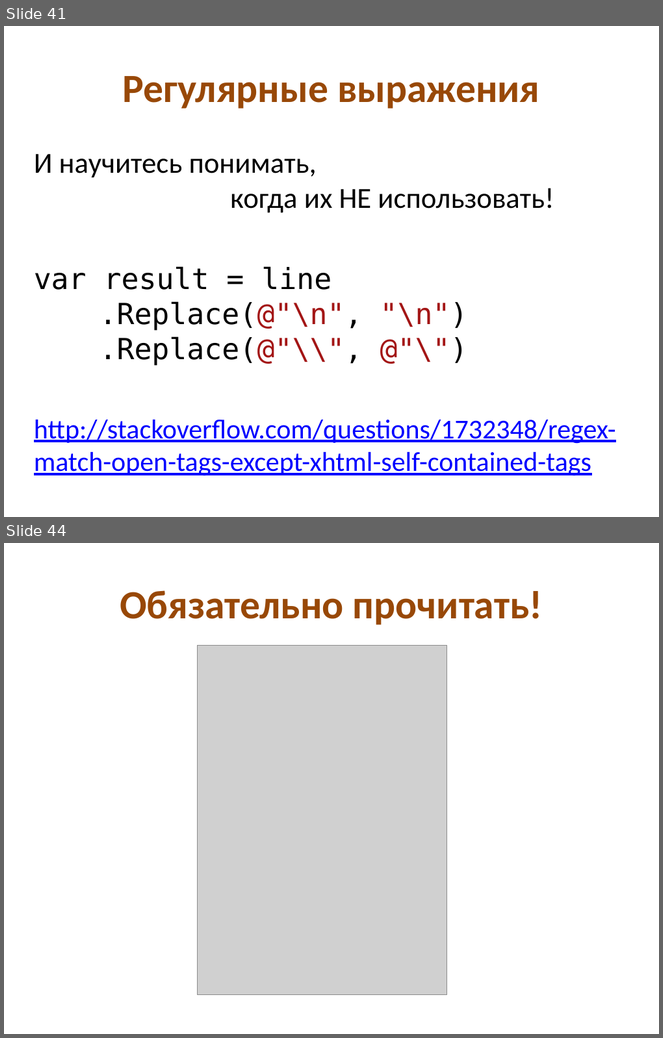
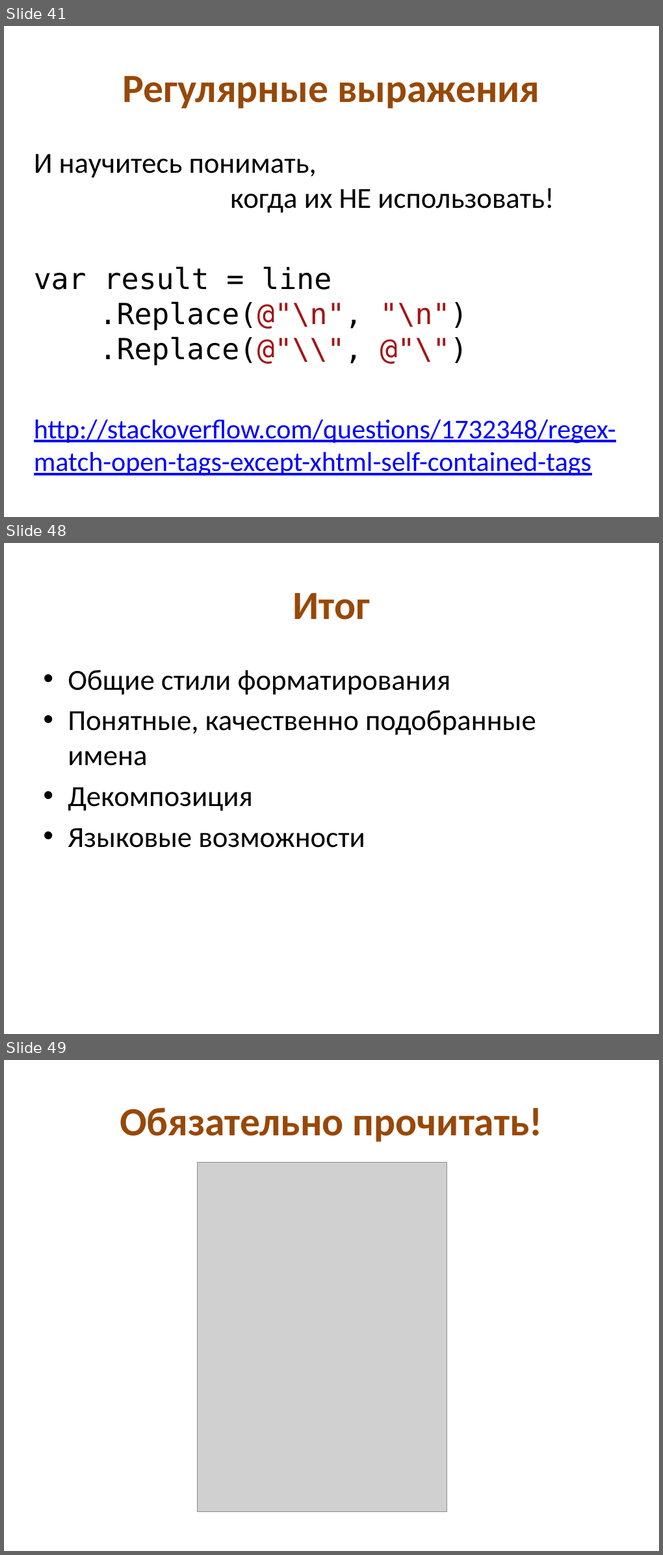
Before and after one commit to kontur-edu/intern-2014, a slide deck: 01-CleanCode/CleanCode.pptx. Shown one above the other, each under a label of ours: slides 41 and 44 before the commit, slides 41, 48 and 49 after it; the slides between them are not shown. The pictures are 663x1038 and 663x1555 pixels, drawn with LibreOffice and Linux fonts; fonts in the diff are those of the drawing; grey boxes stand for pictures. Boxes give left, top, right and bottom in pixels: in the first picture for what was removed or moved away, otherwise in the second. Text is boxed around its words. In the diff, an @@ line names an element or a change of style, - is before the commit and + after.

```diff
--- a/01-CleanCode/CleanCode.pptx
+++ b/01-CleanCode/CleanCode.pptx
@@ slide 48 added at (4, 543, 659, 1034), background #FFFFFF @@
@@ title added at (293, 593, 371, 620), 44 pt, text #984807, bold @@
+Итог
@@ text added at (68, 670, 536, 848), 32 pt, text #000000 @@
+• Общие стили форматирования
+• Понятные, качественно подобранные имена
+• Декомпозиция
+• Языковые возможности
@@ what was slide 44 is now slide 49 @@
```
Also in this commit, not shown: 14 slides changed, 5 other slides added, 1 slide removed, 8 other files.
